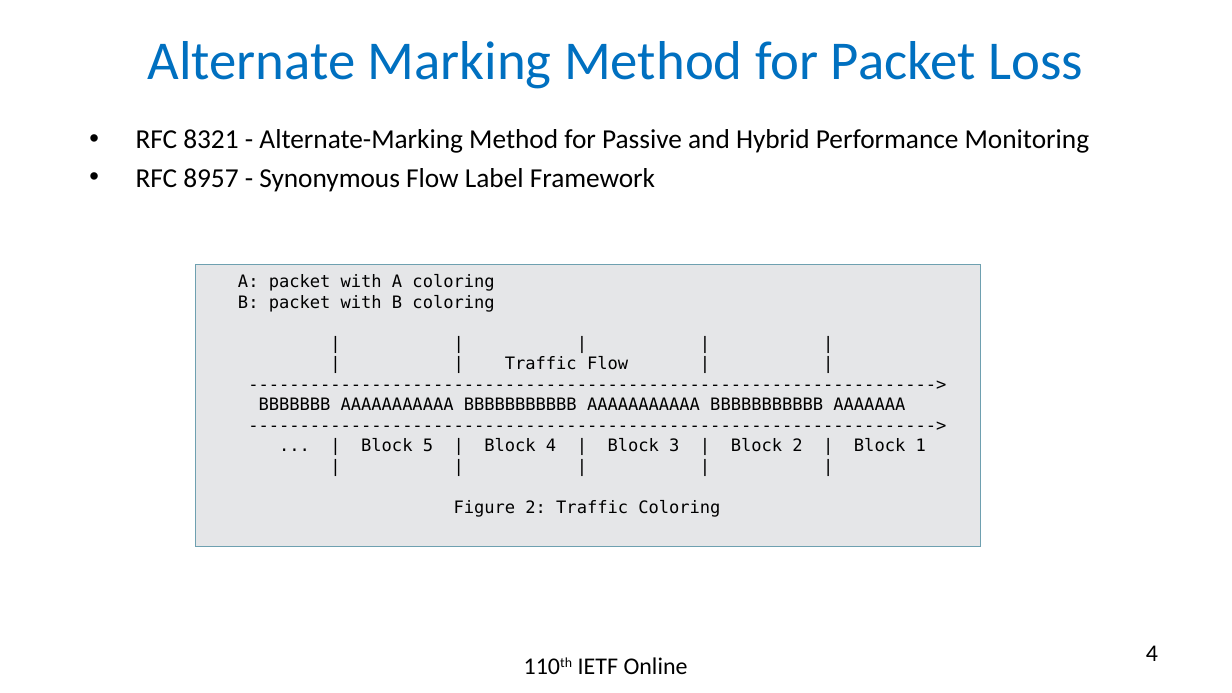
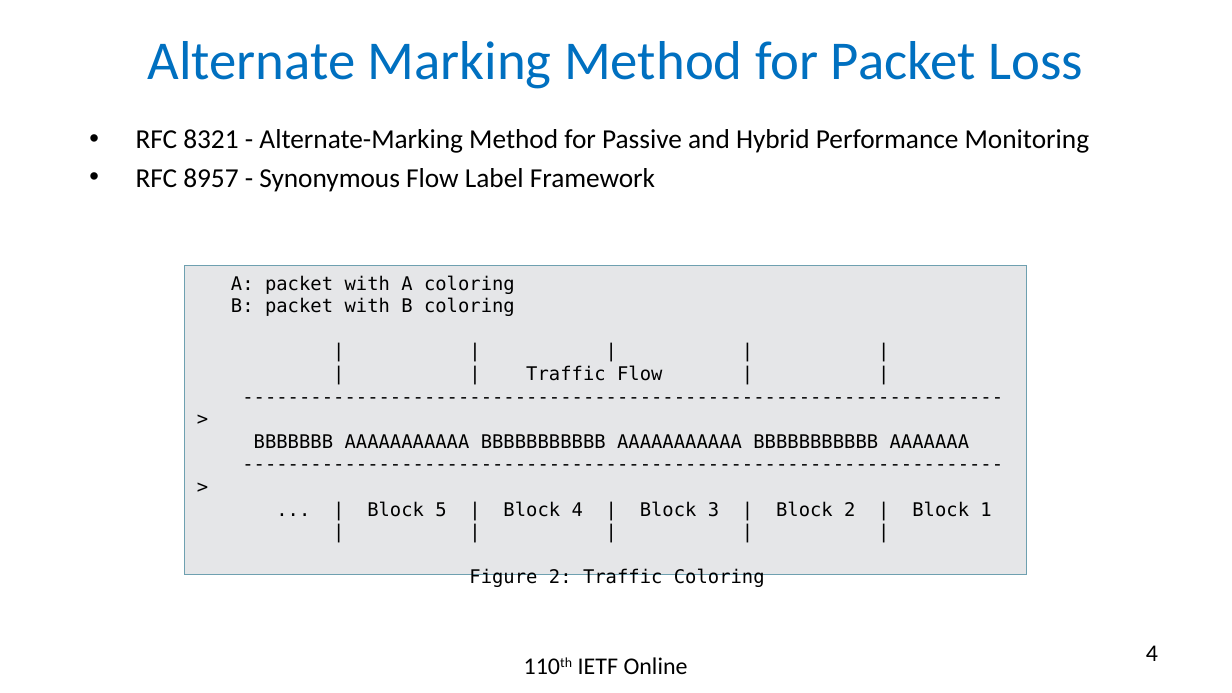
Before and after one commit to rakgandhi/ietf-slides, a slide deck: slide 4 of draft-gandhi-ippm-simple-direct-loss-00.pptx. Drawn at 1232x693 pixels with LibreOffice and Linux fonts; fonts in the diff are those of the drawing. Boxes give left, top, right and bottom in pixels: in the first picture for what was removed or moved away, otherwise in the second. Text is boxed around its words. In the diff, an @@ line names an element or a change of style, - is before the commit and + after.

```diff
--- a/draft-gandhi-ippm-simple-direct-loss-00.pptx
+++ b/draft-gandhi-ippm-simple-direct-loss-00.pptx
@@ rectangle "A: packet with A coloring": place and size @@
-rectangle "A: packet with A coloring" at bbox=[195, 265, 981, 547]
+rectangle "A: packet with A coloring" at bbox=[185, 265, 1026, 574]
@@ rectangle "A: packet with A coloring" at bbox=[185, 265, 1026, 574]: size 10 to 11 pt @@
```
Also in this commit, not shown: 3 other slides changed, 4 slides removed, 3 other files.
